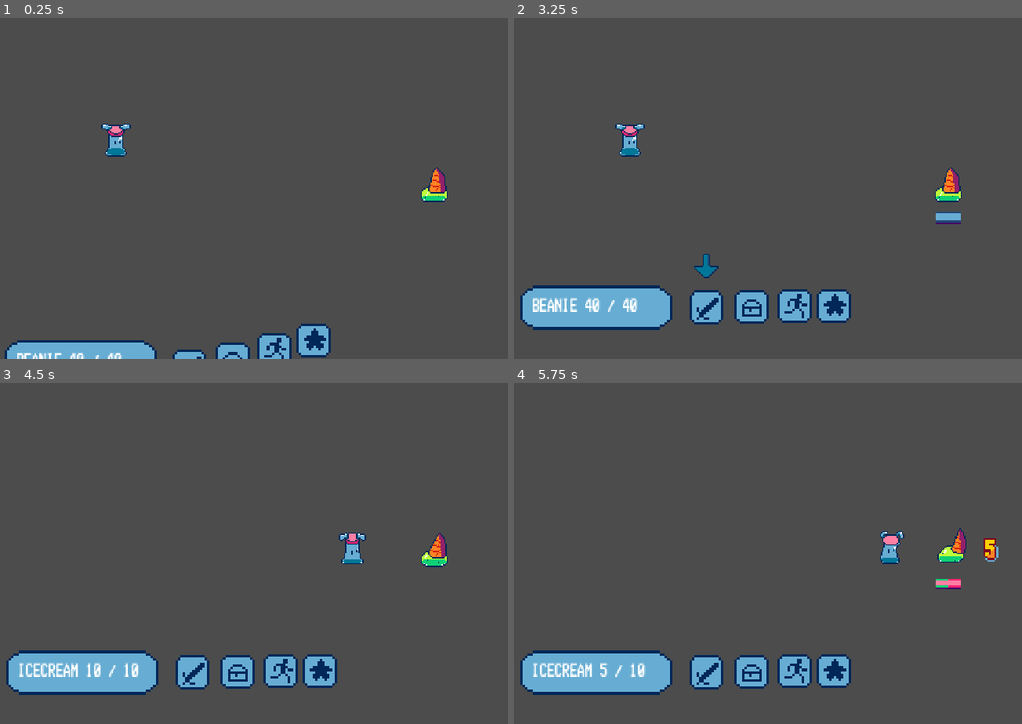
Above: before the commit, frames 1-4 (two rows, left to right).
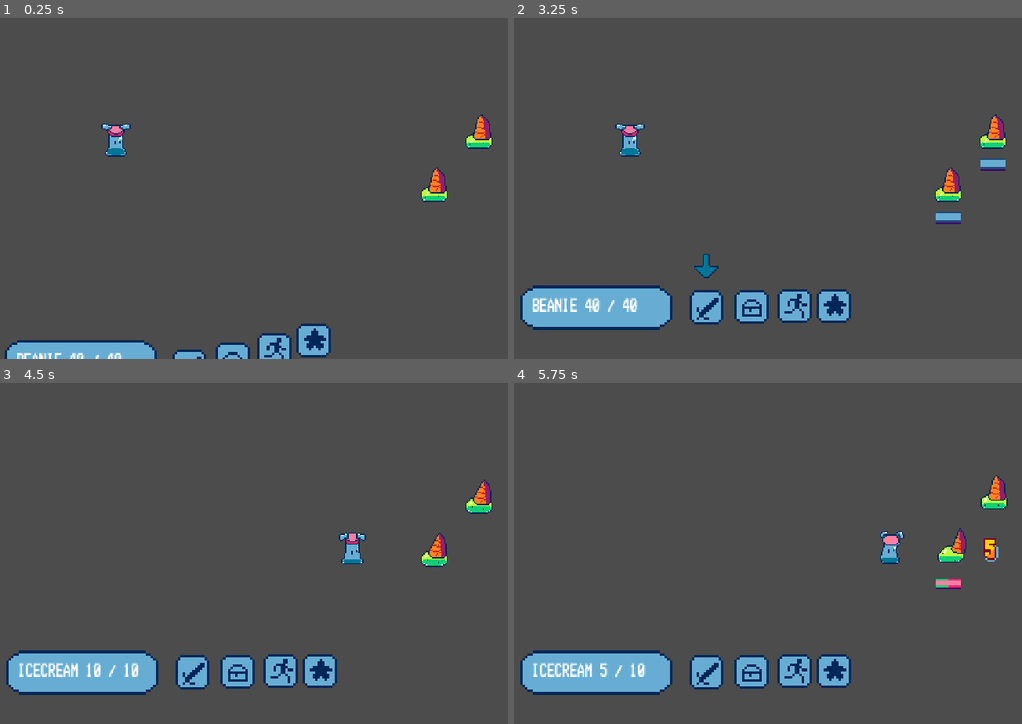
Above: after the commit, the same moments.

Repository: etherware-novice/slime-godot-game
Game: Godot game, scene res://Main.tscn
Same seed, same stepped clock (60 frames per second), same inputs: the game is played once before the commit and once after it.
Inputs:
- Up to frame 1 (0.25 s): no input
- Up to frame 2 (3.25 s): tap Enter (ui_accept) at 0.5, 0.77, 1.52, 3.02 s; hold Right (ui_right) 0.53-1.28 s; hold Left (ui_left) 1.28-2.03 s; hold Right (ui_right) from 2.03 s (still down)
- Up to frame 3 (4.5 s): release Right (ui_right) at 3.53 s; hold Left (ui_left) from 3.53 s (still down); tap Enter (ui_accept) at 3.77 s
- Up to frame 4 (5.75 s): keep holding Left (ui_left); tap Enter (ui_accept) at 4.52 s

The runs differ from the first frame. In frame 1, 0.4% of the frame differs, in the area x 91-97%, y 28-39%; in frame 2, 0.5%, in the area x 91-97%, y 28-45%; in frame 3, 0.3%; in frame 4, 0.4%.

Commit message:
proper per-senario cutscene events

Diff:
--- a/Main.gd
+++ b/Main.gd
@@ -6,13 +6,15 @@
 var turnorder = []
 var turncount = 0
 
+var enemy_senario
+
 var battle_id_lookup
 
 # Called when the node enters the scene tree for the first time.
 func _ready():
 	$BattleCam.make_current()
 	battle_id_lookup = load("res://battle_id.gd").new()
-	set_up_senario([0], 0)
+	set_up_senario([0], 2)
 
 
 func set_up_senario(party, enemy_id):
@@ -34,6 +36,7 @@
 		character.set_owner(self)
 		loc += 1
 
+	enemy_senario = enemy_id
 	_regen_turn_order()
 	for x in turnorder:
 		x.connect("endturn", self, "_endturn")
@@ -48,18 +51,15 @@
 	print(turnorder)
 	if turnorder.empty():
 		_regen_turn_order()
+	var layout_state = battle_id_lookup.get_layout_unique_data(self)
+	if layout_state is GDScriptFunctionState:  # yield workaround
+		yield(layout_state, "completed")
+	print("nextturn")
 	if _checkend():
 		return
 	var nextchar = turnorder.pop_front()
 	if turncount == 2:
-		$Dialogue.load_dialogue("test")
-		yield($Dialogue, "dialog_close")
-		yield(get_tree().create_timer(2.0), "timeout")
-		for x in get_tree().get_nodes_in_group("enemies"):
-			x._sub_hp(9999)
-		yield(get_tree().create_timer(3.0), "timeout")
-		_checkend()
-		return
+		pass
 	nextchar.pre_turn()
 
 # Called every frame. 'delta' is the elapsed time since the previous frame.
--- a/battle_id.gd
+++ b/battle_id.gd
@@ -6,6 +6,7 @@
 
 const enemy_layout_lookup = [
 	[2],	# one icecream
+	[2],	# one icecream, end of second turn death cutscene
 	[2, 2]	# two icecreams
 ]
 
@@ -19,3 +20,19 @@
 	if id > enemy_layout_lookup.size() - 1:
 		return
 	return enemy_layout_lookup[id]
+
+func get_layout_unique_data(mainnode):
+	var maintree = mainnode.get_tree()
+	var dialog = mainnode.get_node("Dialogue")
+	var turncount = mainnode.turncount
+	match mainnode.enemy_senario:
+		1:
+			print(turncount)
+			if turncount != 2:
+				return
+			dialog.load_dialogue("test")
+			yield(dialog, "dialog_close")
+			yield(maintree.create_timer(2.0), "timeout")
+			for x in maintree.get_nodes_in_group("enemies"):
+				x._sub_hp(9999)
+			yield(maintree.create_timer(3.0), "timeout")
Not shown, changed: README.md
